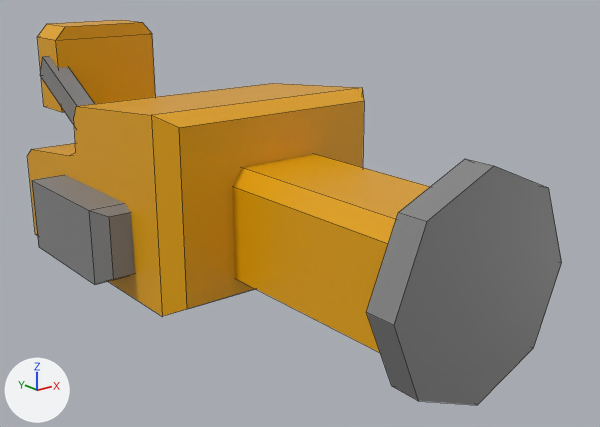
What one commit did to the Blender file Spel2025/Assets/Models/rocket_launcher 1.blend.
One viewpoint serves both versions: a 50 mm lens placed at (-3.74, -6.13, 1.98), pointed at (0.34, -1.04, -0.06). Arrows for +X, +Y and +Z are at lower left; the lights stay in place. Mesh edges are drawn as thin lines.
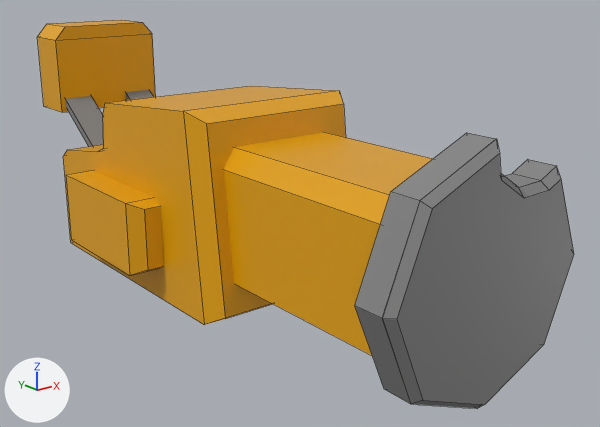
Changed parts and their boxes [x1, y1, x2, y2] in the pictures (600 x 427 px; the box of a moved part takes in the faces that stretch with it):
'Circle', reshaped, moved, rescaled (12% wider, 12% taller)
    before: [366, 159, 562, 405]
    after: [355, 133, 574, 408]
'Cube', reshaped, rescaled (16% narrower)
    before: [27, 83, 364, 316]
    after: [63, 86, 346, 325]
'Cube.001', moved, rescaled (12% taller)
    before: [232, 154, 430, 353]
    after: [224, 132, 432, 355]
'Cube.003', recoloured, moved
    before: [32, 175, 135, 284]
    after: [66, 170, 164, 275]
'Cube.004', moved, turned, rescaled
    before: [40, 56, 94, 125]
    after: [66, 96, 104, 147]
'Cube.005', added
    after: [126, 90, 153, 100]
part 1 of me_cube, moved or reshaped
    before: [27, 101, 364, 316]
    after: [63, 103, 346, 325]
part 2 of me_circle_003, built on
    before: [394, 166, 562, 405]
    after: [382, 139, 574, 408]

The change, as a diff of the scene's bpy script:
```diff
--- a/Spel2025/Assets/Models/rocket_launcher 1.blend.py
+++ b/Spel2025/Assets/Models/rocket_launcher 1.blend.py
@@ me_cube @@
 me_cube.from_pydata(...)  # 22 vertices, 15 faces; spans x -1.0..1.0, y -1.15..1.46, z -1.0..1.44
 # used by ob_cube; location = (0.043, 0.0, 0.0); scale = (-1.0, 1.0, 0.626)
+# me_cube part 1: all 10 vertices in x -1.0..1.0, y -1.15..1.46, z -1.0..0.38 are scaled about their middle by (1, 0.979, 1.1), then moved by (0.0, -0.2, -0.06)
 me_cube.materials.append(mat_material)
@@ me_cube_003 @@
 me_cube_003.from_pydata(...)  # 12 vertices, 10 faces; spans x -1.0..1.0, y -1.0..1.0, z -1.0..1.0
-me_cube_003.materials.append(mat_material_006)  # grey #858585
+me_cube_003.materials.append(mat_material)  # yellow #e7a500
@@ me_circle_003 @@
 # used by ob_circle; location = (0.041, -2.979, 0.037); rotation_euler = (1.571, 0.0, 0.0), in degrees (90, 0, 0); scale = (-0.775, 0.775, 1.0)
-me_circle_003.from_pydata(...)  # 16 vertices, 10 faces; spans x -1.0..1.0, y -1.0..1.0, z 0.0..0.22
+me_circle_003.from_pydata(...)  # 44 vertices, 35 faces; spans x -1.0..1.0, y -1.0..1.0, z 0.0..0.28
+# me_circle_003 part 2
+# 3 faces are deleted
+# 28 vertices are added at x -1.0..1.0, y -1.0..1.0, z 0.0..0.28
+# 28 new faces join them
 me_circle_003.materials.append(mat_material_005)
@@ me_cube_002 @@
+me_cube_002.from_pydata(...)  # a box spanning x -0.928..-0.208, y -0.111..0.111, z -0.184..0.092
+me_cube_002.materials.append(mat_material_006)  # grey #858585
@@ ob_cube @@
 ob_cube.location = (0.043, 0.0, 0.0)
-ob_cube.scale = (-1.0, 1.0, 0.626)
+ob_cube.scale = (-0.743, 1.0, 0.626)
@@ ob_cube_001 @@
 ob_cube_001 = bpy.data.objects.new('Cube.001', me_cube_001)
-ob_cube_001.location = (0.043, -2.005, 0.0)
-ob_cube_001.scale = (-0.44, 1.0, 0.409)
+ob_cube_001.location = (0.043, -2.005, 0.095)
+ob_cube_001.scale = (-0.542, 1.0, 0.477)
@@ ob_cube_003 @@
 ob_cube_003 = bpy.data.objects.new('Cube.003', me_cube_003)
-ob_cube_003.location = (-0.57, 0.0, -0.152)
+ob_cube_003.location = (-0.27, 0.0, -0.152)
 ob_cube_003.scale = (-0.682, 0.6, 0.299)
@@ ob_circle @@
 ob_circle = bpy.data.objects.new('Circle', me_circle_003)
-ob_circle.location = (0.041, -2.979, 0.037)
+ob_circle.location = (0.041, -2.979, 0.104)
 ob_circle.rotation_euler = (1.571, 0.0, 0.0)  # degrees (90, 0, 0)
-ob_circle.scale = (-0.775, 0.775, 1.0)
+ob_circle.scale = (-0.866, 0.866, 1.0)
@@ ob_cube_004 @@
 ob_cube_004 = bpy.data.objects.new('Cube.004', me_cube_006)
-ob_cube_004.location = (-0.437, 0.001, -0.132)
-ob_cube_004.rotation_euler = (-1.571, 0.498, -1.571)  # degrees (-90, 29, -90)
-ob_cube_004.scale = (2.36, 1.0, 0.658)
+ob_cube_004.location = (-0.251, 0.559, -0.228)
+ob_cube_004.rotation_euler = (-1.571, 0.607, -1.571)  # degrees (-90, 35, -90)
+ob_cube_004.scale = (1.91, 0.344, 0.989)
@@ ob_cube_005 @@
+ob_cube_005 = bpy.data.objects.new('Cube.005', me_cube_002)
+ob_cube_005.location = (0.402, 0.559, -0.228)
+ob_cube_005.rotation_euler = (-1.571, 0.607, -1.571)  # degrees (-90, 35, -90)
+ob_cube_005.scale = (1.91, 0.344, 0.989)
```
